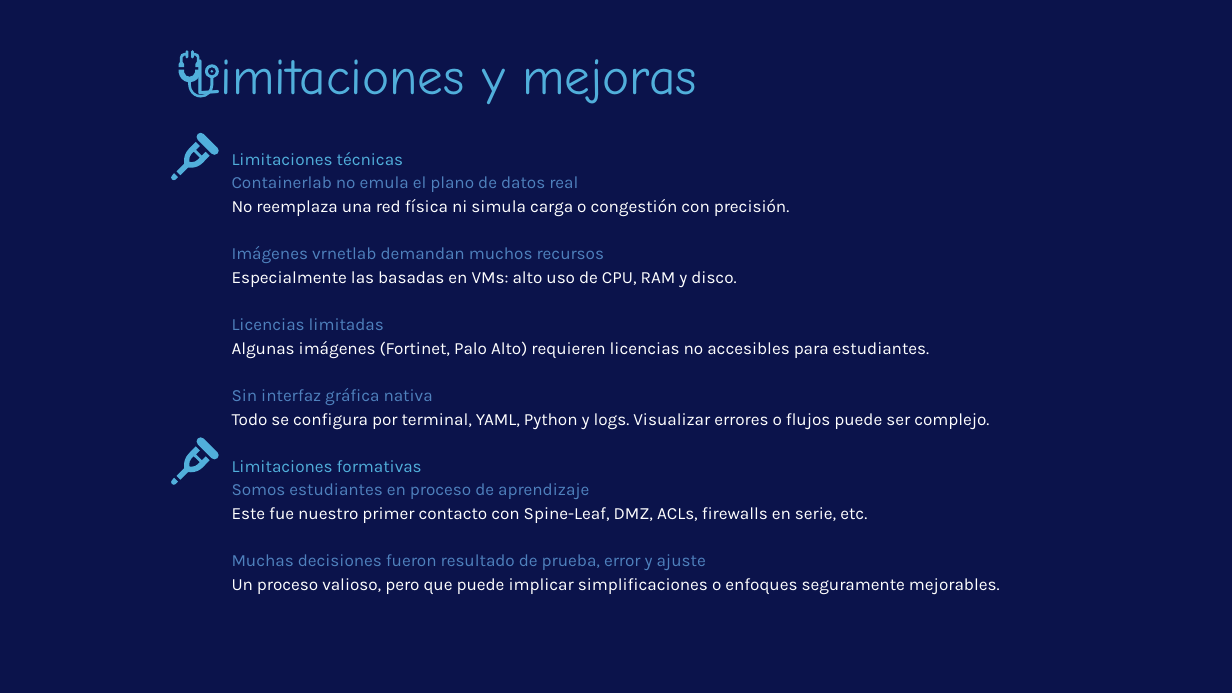
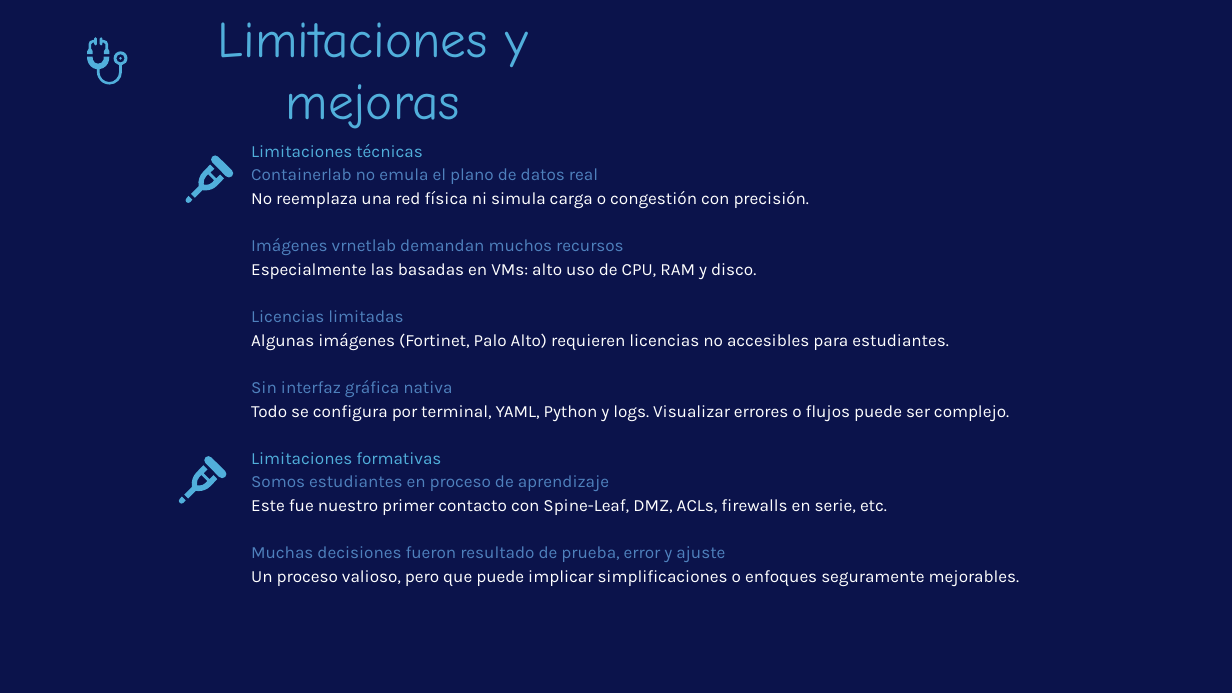
Before and after one commit to GatitosLab/final-lab, a slide deck: slide 15 of presentacion/LaolLinkConsulting_ProyectoFinalKyndryl_OlegLaura.v2.pptx. Drawn at 1232x693 pixels with LibreOffice and Linux fonts; fonts in the diff are those of the drawing; background and template pictures are left out. Boxes give left, top, right and bottom in pixels: in the first picture for what was removed or moved away, otherwise in the second. Text is boxed around its words. In the diff, an @@ line names an element or a change of style, - is before the commit and + after.

```diff
--- a/presentacion/LaolLinkConsulting_ProyectoFinalKyndryl_OlegLaura.v2.pptx
+++ b/presentacion/LaolLinkConsulting_ProyectoFinalKyndryl_OlegLaura.v2.pptx
@@ text "Limitaciones y mejoras" rewrapped from (195,53,697,104) to (218,22,528,129) @@
@@ freeform shape: place and size @@
-freeform shape at (179,64,219,97)
+freeform shape at (87,52,128,85)
@@ 3 freeform shapes: place and size @@
-3 freeform shapes at (179,51,213,73)
+3 freeform shapes at (87,37,122,59)
@@ text "Limitaciones técnicas": place and size @@
-text "Limitaciones técnicas" at (232,152,1000,595)
+text "Limitaciones técnicas" at (251,144,1020,587)
@@ freeform shape: place and size @@
-freeform shape at (176,142,209,175)
+freeform shape at (191,165,224,198)
@@ freeform shape: place and size @@
-freeform shape at (196,133,219,155)
+freeform shape at (211,155,234,177)
@@ freeform shape: place and size @@
-freeform shape at (171,174,179,181)
+freeform shape at (186,196,193,203)
@@ 3 freeform shapes: place and size @@
-3 freeform shapes at (171,437,219,485)
+3 freeform shapes at (179,456,228,504)
```
Also in this commit, not shown: 15 other slides changed.
